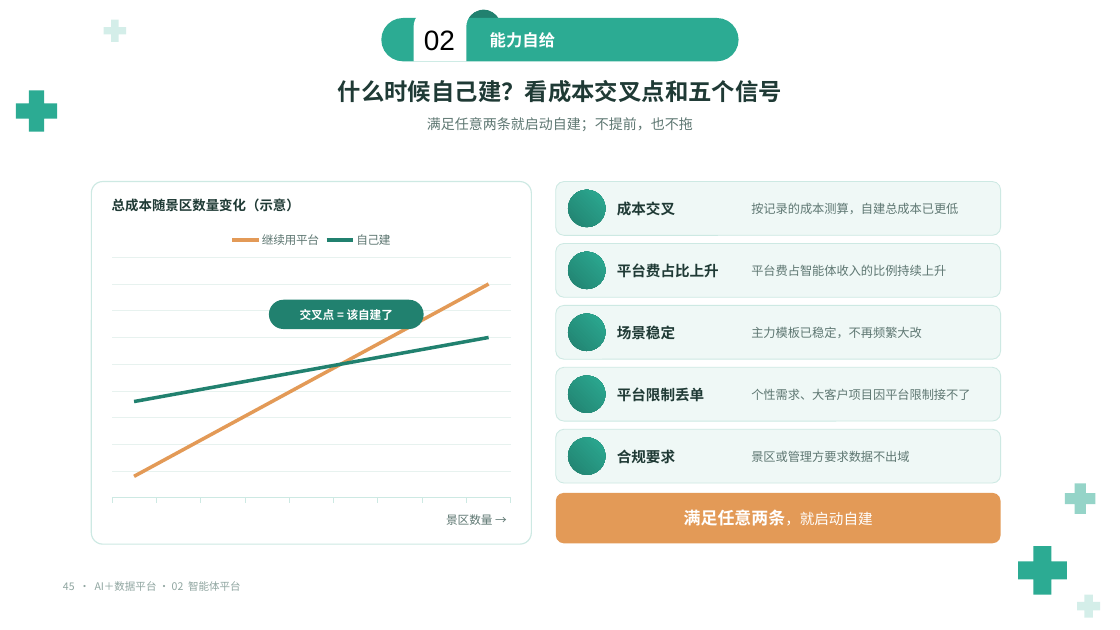
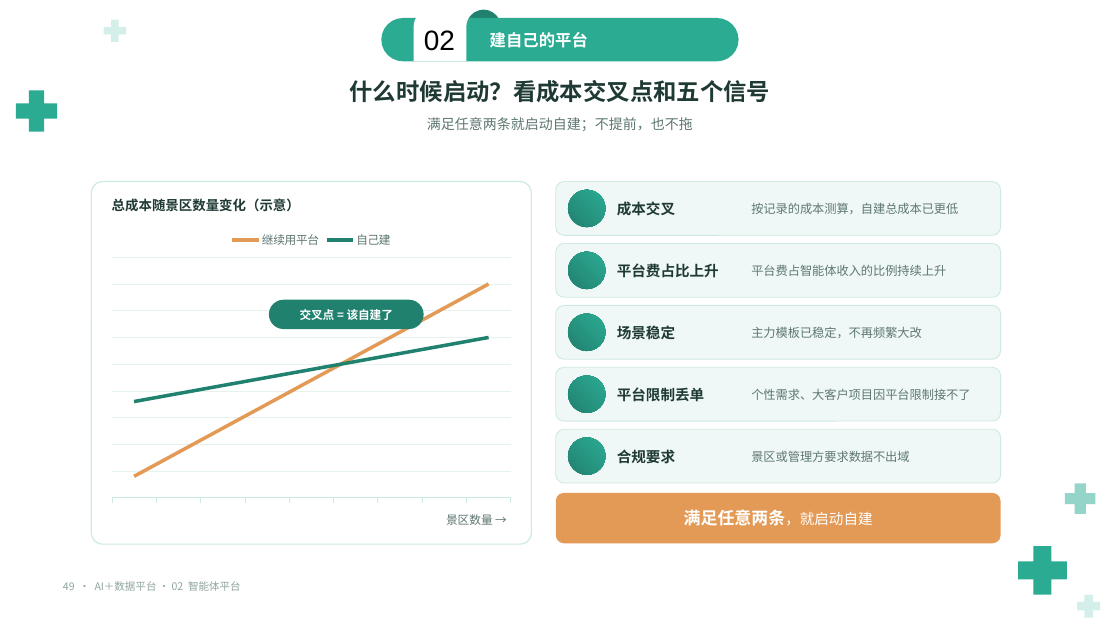
Before and after one commit to keanying/relevance, a slide deck: slide 49 of AI＋数据平台_老板汇报_青绿模板.pptx (slide 45 before the commit). Drawn at 1120x630 pixels with LibreOffice and Linux fonts; fonts in the diff are those of the drawing; background and template pictures are left out. Boxes give left, top, right and bottom in pixels: in the first picture for what was removed or moved away, otherwise in the second. Text is boxed around its words. In the diff, an @@ line names an element or a change of style, - is before the commit and + after.

```diff
--- a/AI＋数据平台_老板汇报_青绿模板.pptx
+++ b/AI＋数据平台_老板汇报_青绿模板.pptx
@@ text at (490, 32, 588, 48): text changed @@
-能力自给
+建自己的平台
@@ text at (350, 80, 771, 102): text changed @@
-什么时候自己建？看成本交叉点和五个信号
+什么时候启动？看成本交叉点和五个信号
@@ text at (63, 581, 241, 591): text changed @@
-45 · AI＋数据平台 · 02 智能体平台
+49 · AI＋数据平台 · 02 智能体平台
```
Also in this commit, not shown: 42 other slides changed, 8 slides added, 4 slides removed.
